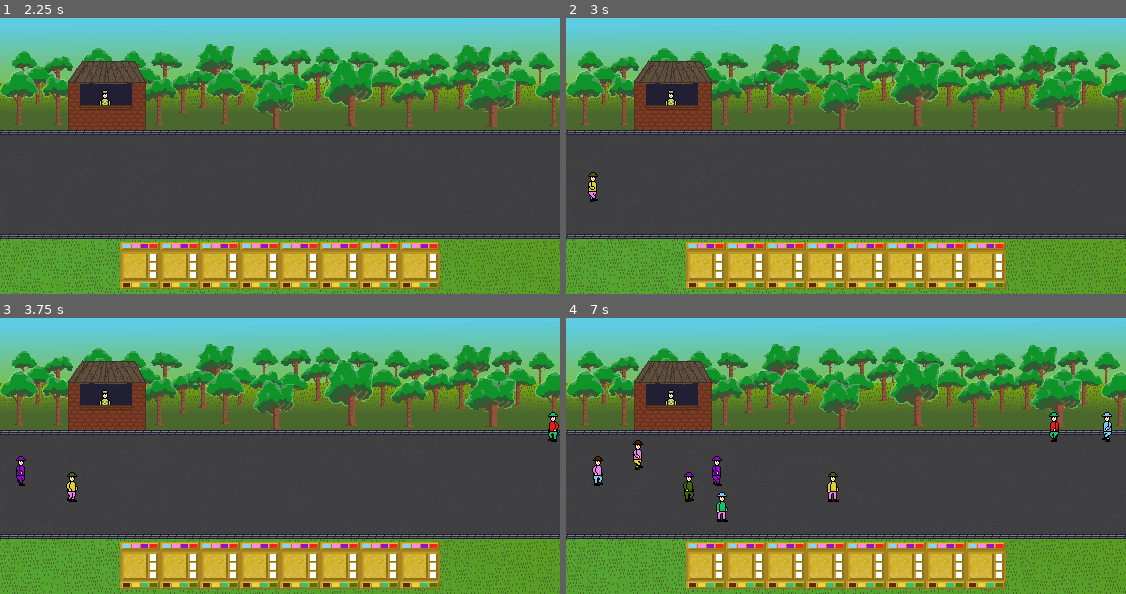
Above: before the commit, frames 1-4 (two rows, left to right).
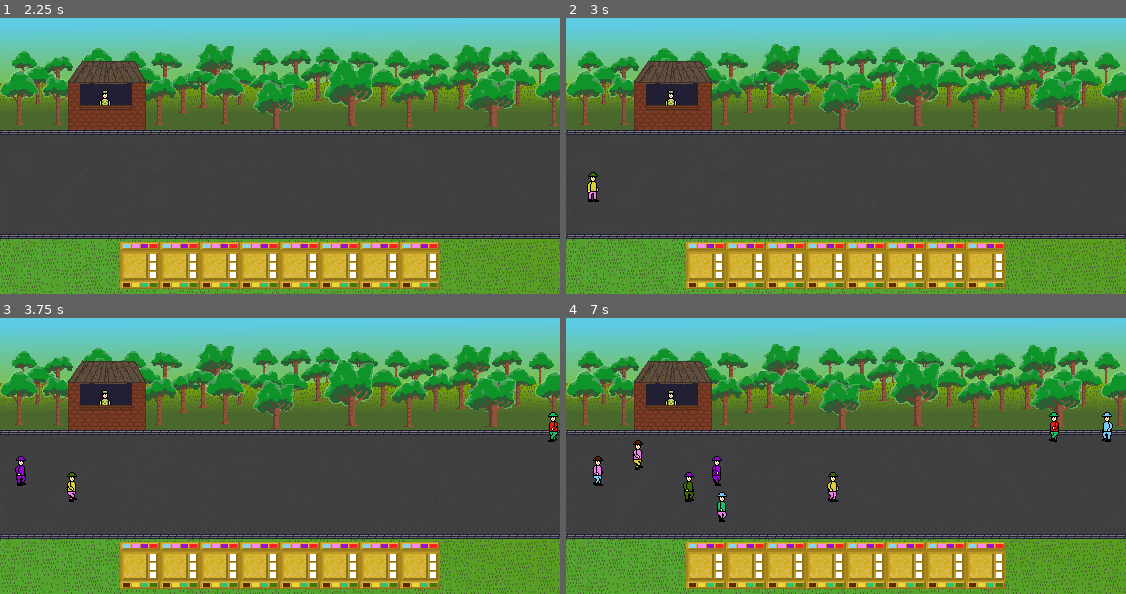
Above: after the commit, the same moments.

Repository: terapoint/mallost
Game: Godot game, scene res://Game.tscn
Two runs of this game, one before a commit and one after it. Both use one fixed random seed, a clock stepped at 60 frames per second and the inputs below.
Inputs (mouse positions are in pixels of both pictures, inside the frame that each line leads up to):
- Up to frame 1 (2.25 s): tap Enter at 0.5, 2 s; move the mouse to (403, 117) at 0.52 s; click (403, 117) at 0.67 s; tap Space at 1.25 s; move the mouse to (168, 150) at 1.27 s; click (168, 150) at 1.42 s; move the mouse to (336, 64) at 2.02 s; click (336, 64) at 2.17 s
- Up to frame 2 (3 s): tap Space at 2.75 s; move the mouse to (571, 186) at 2.77 s; click (571, 186) at 2.92 s
- Up to frame 3 (3.75 s): move the mouse to (5, 469) at 3.52 s; click (5, 469) at 3.67 s
- Up to frame 4 (7 s): move the mouse to (1109, 425) at 4.27 s; click (1109, 425) at 4.42 s; move the mouse to (571, 456) at 5.02 s; click (571, 456) at 5.17 s; move the mouse to (610, 486) at 5.77 s; click (610, 486) at 5.92 s; move the mouse to (571, 469) at 6.52 s; click (571, 469) at 6.67 s

Frame 1 is identical in both runs. In frame 2, less than 0.1% of the frame differs, in the area x 3-6%, y 60-67%; in frame 3, 0.2%; in frame 4, 0.3%, in the area x 4-98%, y 38-74%.

Commit message:
[ Music ] add

Diff:
--- a/Game.tscn
+++ b/Game.tscn
@@ -6,6 +6,7 @@
 [ext_resource path="res://background_top.png" type="Texture" id=4]
 [ext_resource path="res://inventory/Inventory.tscn" type="PackedScene" id=5]
 [ext_resource path="res://Trigger.gd" type="Script" id=6]
+[ext_resource path="res://music.ogg" type="AudioStream" id=7]
 
 [sub_resource type="RectangleShape2D" id=1]
 extents = Vector2( 8, 320 )
@@ -89,5 +90,9 @@
 margin_top = 268.0
 margin_right = 120.0
 margin_bottom = 268.0
+
+[node name="AudioStreamPlayer" type="AudioStreamPlayer" parent="."]
+stream = ExtResource( 7 )
+volume_db = -15.65
 [connection signal="area_entered" from="Start" to="Start" method="_on_area_entered"]
 [connection signal="area_entered" from="End" to="End" method="_on_area_entered"]
--- a/GameManager.gd
+++ b/GameManager.gd
@@ -159,6 +159,5 @@
 	security_char.init(obj, mob)
 	Events.emit_signal("spawn", null, security_char)
 
-
 func _on_inventory_slot_selected(slot):
 	selected_inventory_slot = slot
--- a/inventory/Inventory.gd
+++ b/inventory/Inventory.gd
@@ -7,6 +7,8 @@
 	Events.connect("select_inventory_slot", self, "_on_slot_selected")
 
 func _on_add_object(obj):
+	if not obj:
+		return
 	for slot in $Grid.get_children():
 		if slot.is_empty():
 			slot.add(obj)
--- a/mobs/Mob.gd
+++ b/mobs/Mob.gd
@@ -3,10 +3,11 @@
 
 enum STATE {IDLE, MOVING, BACK}
 
-export var speed = 0
+export var speed = 0 setget set_speed
 export(STATE) var state = STATE.IDLE
 export(Constants.DIRECTIONS) var direction = Constants.DIRECTIONS.RIGHT
 
+const _animation_speed_divider = 30.0
 var velocity = Vector2()
 
 func flip():
@@ -58,5 +59,14 @@
 	velocity = Vector2()
 	animate()
 
+func set_speed(value):
+	if value == 0:
+		return
+	speed = value
+	var speed_scale = value / _animation_speed_divider
+	$Head.speed_scale = speed_scale
+	$UpperBody.speed_scale = speed_scale
+	$LowerBody.speed_scale = speed_scale
+
 func _process(delta):
 	position += velocity * delta
--- a/mobs/client/Client.gd
+++ b/mobs/client/Client.gd
@@ -36,13 +36,14 @@
 func show_what():
 	$Popup.question()
 
-func give(obj: Obj):
+func give(obj: Obj) -> bool:
 	if obj.id == object_id:
 		Utils.reparent(obj)
 		$Popup.object(obj)
-	else:
-		$Popup.no()
-	start_moving(direction)
+		return true
+	$Popup.no()
+	$Timer.start()
+	return false
 
 func _on_Client_input_event(_viewport, event, _shape_idx):
 	if event.is_action_pressed("ui_touch") \
@@ -59,3 +60,7 @@
 	if direction == Constants.DIRECTIONS.LEFT:
 		Input.set_default_cursor_shape(Input.CURSOR_ARROW)
 		scale = Vector2.ONE
+
+
+func _on_Timer_timeout():
+	start_moving(direction)
--- a/mobs/client/Client.tscn
+++ b/mobs/client/Client.tscn
@@ -23,6 +23,10 @@
 frames = ExtResource( 4 )
 animation = "moving"
 frame = 3
+
+[node name="Timer" type="Timer" parent="." index="5"]
+wait_time = 3.0
 [connection signal="input_event" from="." to="." method="_on_Client_input_event"]
 [connection signal="mouse_entered" from="." to="." method="_on_Client_mouse_entered"]
 [connection signal="mouse_exited" from="." to="." method="_on_Client_mouse_exited"]
+[connection signal="timeout" from="Timer" to="." method="_on_Timer_timeout"]
--- a/mobs/security/SecurityChar.gd
+++ b/mobs/security/SecurityChar.gd
@@ -22,8 +22,9 @@
 	if area == mob_to_stop:
 		stop_moving()
 		$Popup.object(obj)
-		area.give(obj)
-		start_moving(Constants.DIRECTIONS.LEFT)
+		if area.give(obj):
+			obj = null
+		$Timer.start()
 
 func _on_Timer_timeout():
 	Events.emit_signal("add_object_to_inventoty", obj)
Not shown: 1 places in Game.tscn that only renumber resources
Not shown, added: music.ogg.import
Not shown, changed: .gitignore
Not shown, added: music.ogg
